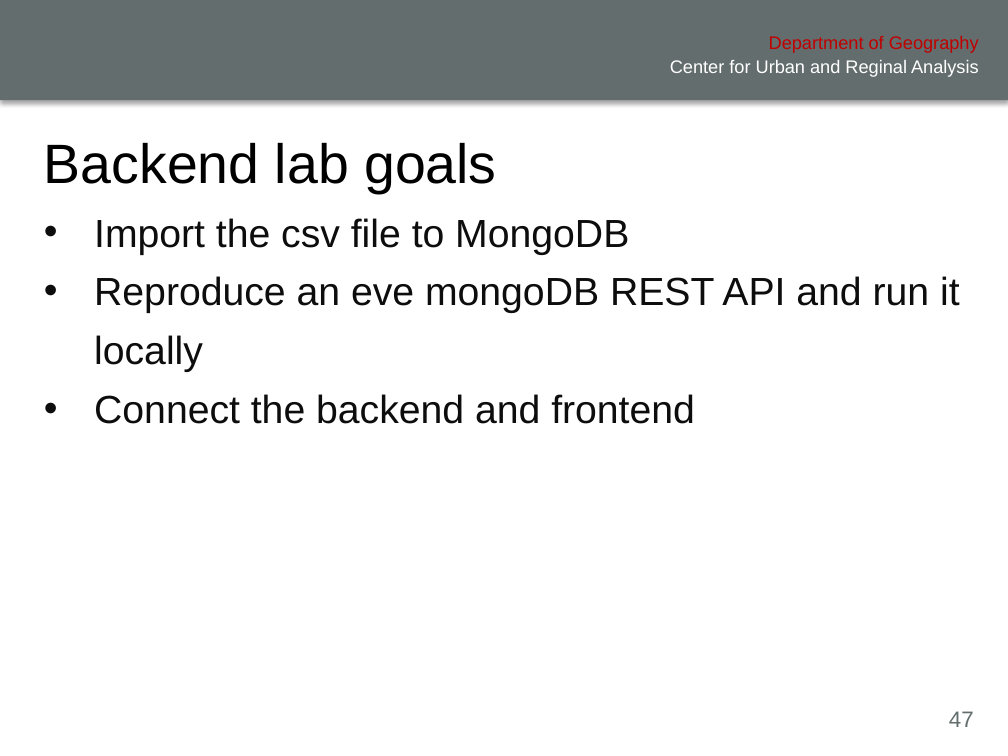
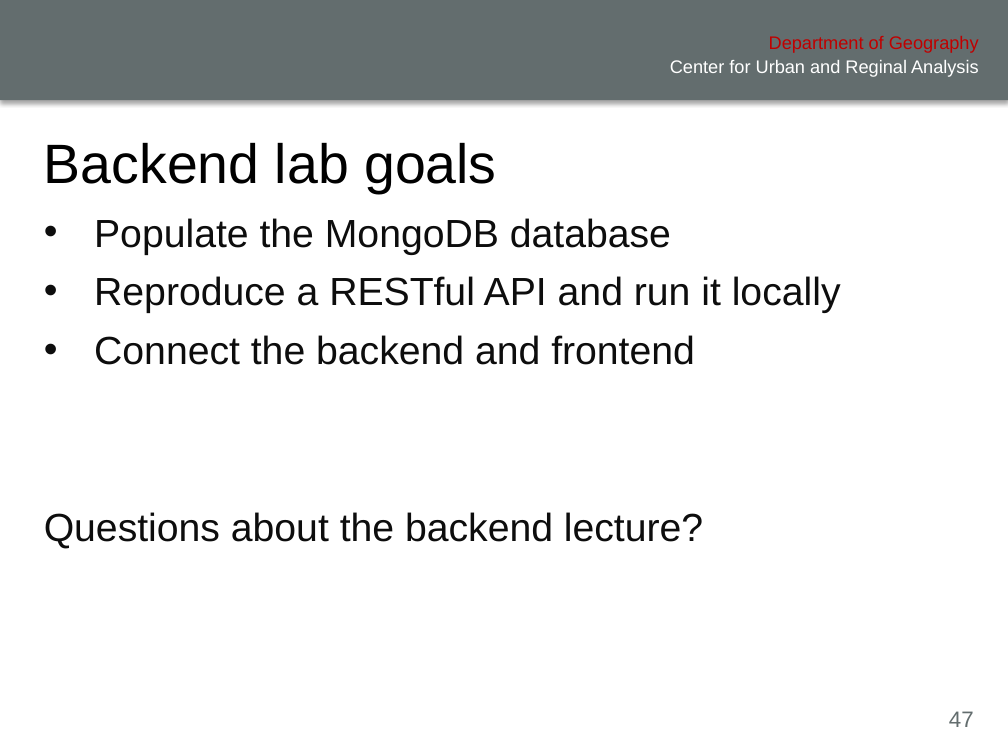
Before and after one commit to xiaohuiliugis/UCGIS-Fullstack-Geovisualization-Workshop, a slide deck: slide 47 of doc/presentation.pptx. Drawn at 1008x756 pixels with LibreOffice and Linux fonts; fonts in the diff are those of the drawing; background and template pictures are left out. Boxes give left, top, right and bottom in pixels: in the first picture for what was removed or moved away, otherwise in the second. Text is boxed around its words. In the diff, an @@ line names an element or a change of style, - is before the commit and + after.

```diff
--- a/doc/presentation.pptx
+++ b/doc/presentation.pptx
@@ text at box(94, 218, 841, 313): text changed @@
-• Import the csv file to MongoDB
-• Reproduce an eve mongoDB REST API and run it locally
+• Populate the MongoDB database
+• Reproduce a RESTful API and run it locally
@@ text at box(44, 512, 703, 549): paragraph added @@
+Questions about the backend lecture?
```
Also in this commit, not shown: 12 other slides changed, 1 other file.
